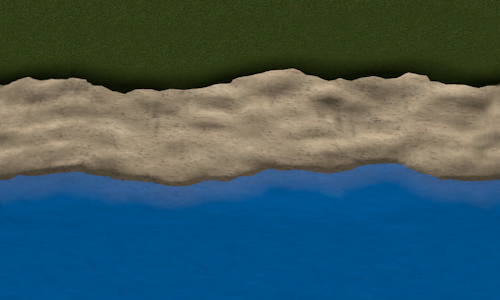
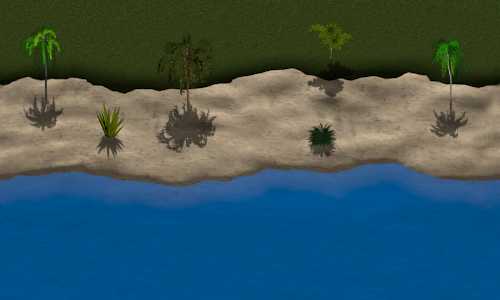
Comparing the layer stacks of the two 500 × 300 images. Changes:
added layer "baum_schatten0001.png#33" above "baum_schatten0001.png#10" over [429, 37, 469, 140]
added layer "baum_schatten0001.png#10" above "baum_schatten0001.png#17" over [155, 33, 218, 153]
added layer "baum_schatten0001.png#17" above "Background copy#21" over [19, 25, 64, 132]
added layer "Background copy#21" above "baum_schatten0001.png#41" over [307, 21, 356, 99]
added layer "baum_schatten0001.png#41" above "Background copy#19" over [95, 100, 125, 160]
added layer "Background copy#19" above "Background" over [306, 122, 337, 158]
